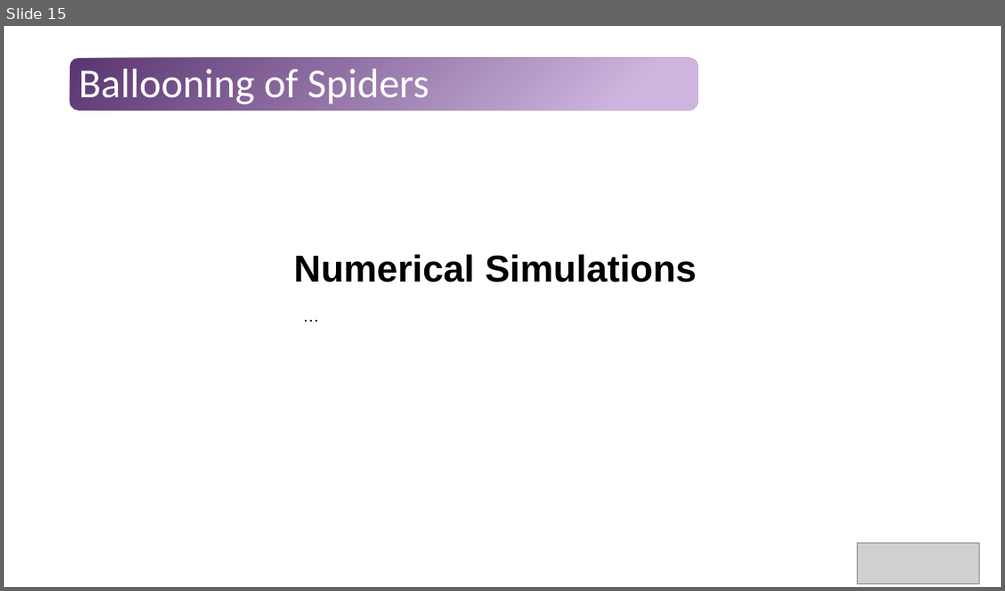
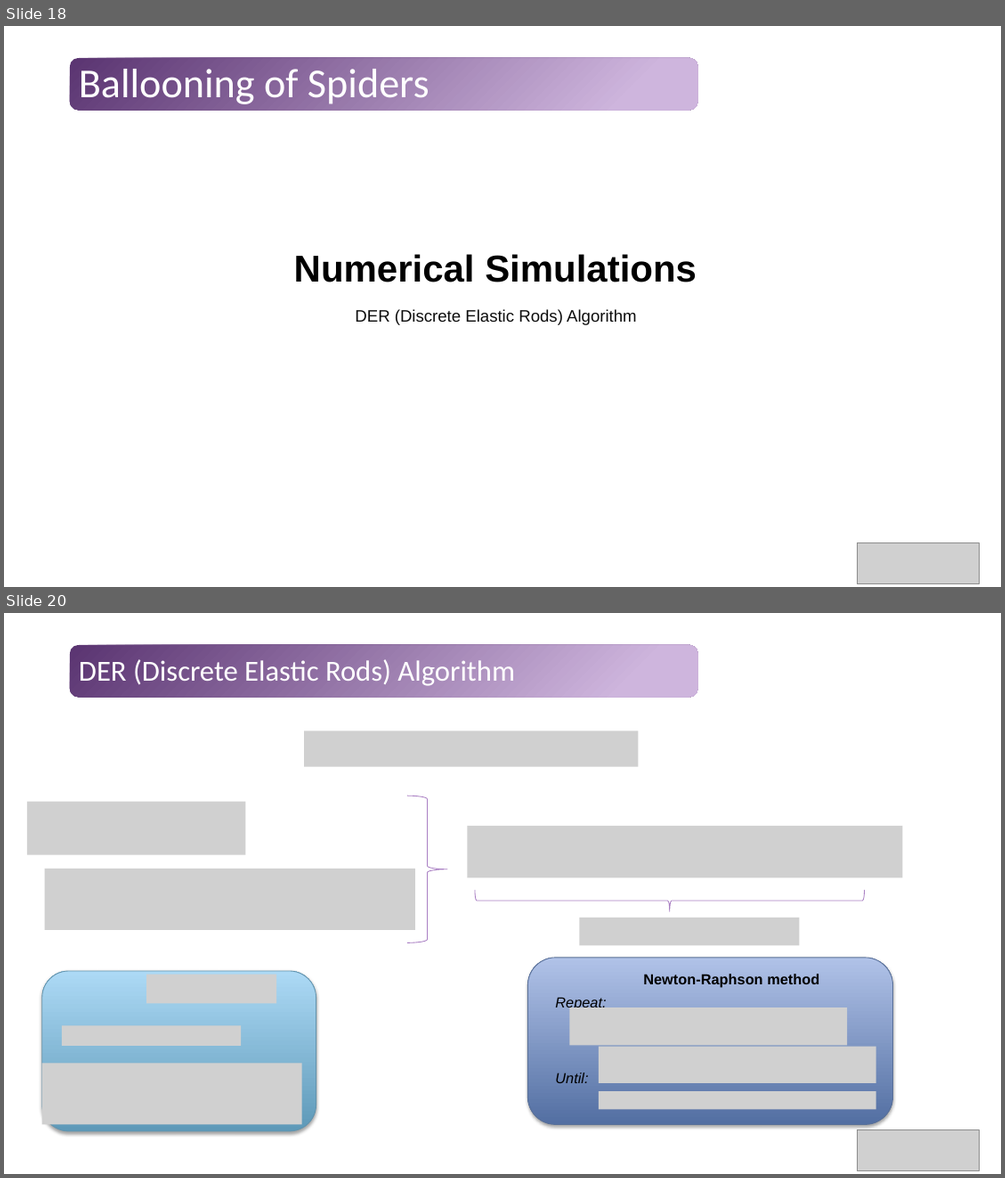
Before and after one commit to Tavi681/PoliPhysics, a slide deck: Tema 1/paper/Tema1.pptx. Shown one above the other, each under a label of ours: slide 15 before the commit, slides 18 and 20 after it; the slides between them are not shown. The pictures are 1005x591 and 1005x1178 pixels, drawn with LibreOffice and Linux fonts; fonts in the diff are those of the drawing; grey boxes stand for pictures. Boxes give left, top, right and bottom in pixels: in the first picture for what was removed or moved away, otherwise in the second. Text is boxed around its words. In the diff, an @@ line names an element or a change of style, - is before the commit and + after.

```diff
--- a/Tema 1/paper/Tema1.pptx
+++ b/Tema 1/paper/Tema1.pptx
@@ slide 20 added at <box>4,613,1001,1174</box>, background #FFFFFF; not listed: 1 template element that a slide beside it also shows @@
@@ title added at <box>79,659,515,686</box>, 28 pt, text #FFFFFF @@
+DER (Discrete Elastic Rods) Algorithm
@@ picture added at <box>304,731,638,767</box> @@
@@ right brace added at <box>407,795,447,943</box>, outline #AA7FC3 0.75 pt @@
@@ picture added at <box>27,802,245,855</box> @@
@@ picture added at <box>467,826,902,877</box> @@
@@ picture added at <box>44,868,415,929</box> @@
@@ right brace added at <box>475,890,865,911</box>, outline #AA7FC3 0.75 pt @@
@@ picture added at <box>580,917,800,946</box> @@
@@ group added at <box>527,957,892,1125</box>: 3 pictures, 3 texts, 1 rounded rectangle @@
+Repeat:
+Until:
+Newton-Raphson method
@@ group added at <box>42,971,316,1131</box>: 3 pictures, 1 rounded rectangle @@
@@ picture added at <box>858,1130,979,1171</box> @@
@@ what was slide 15 is now slide 18 @@
@@ slide 18 changed as well @@
@@ text at <box>355,309,637,325</box>: text changed @@
-…
+DER (Discrete Elastic Rods) Algorithm
```
Also in this commit, not shown: 5 other slides changed, 9 other slides added, 2 slides removed, 1 other file.
